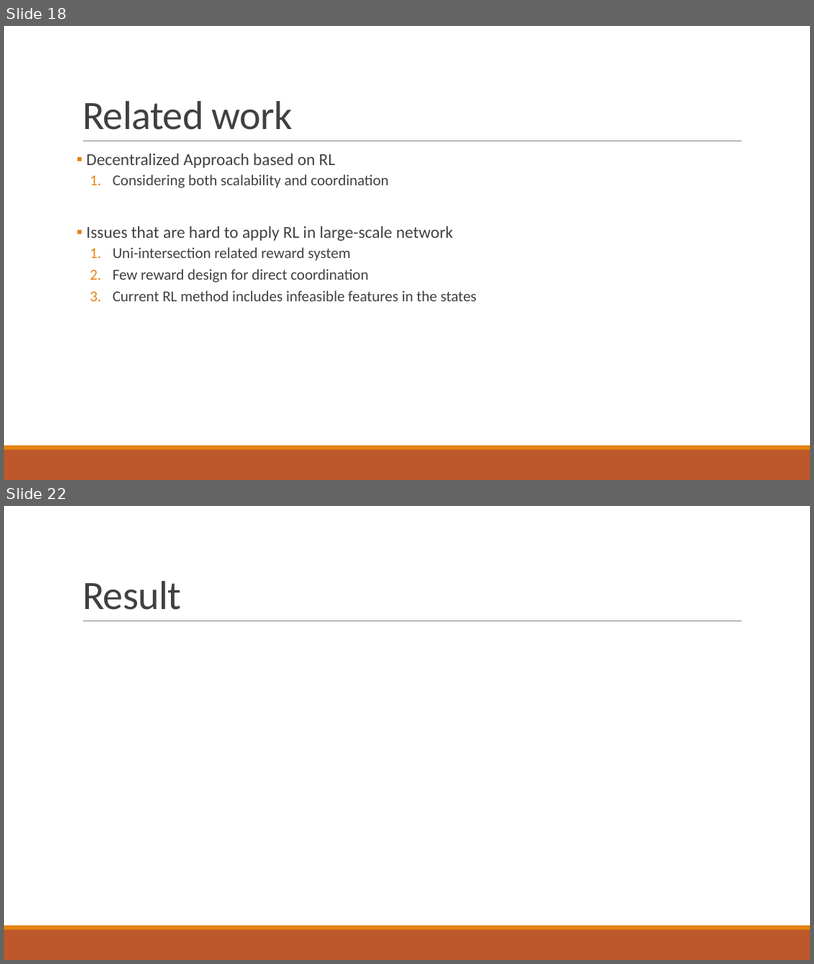
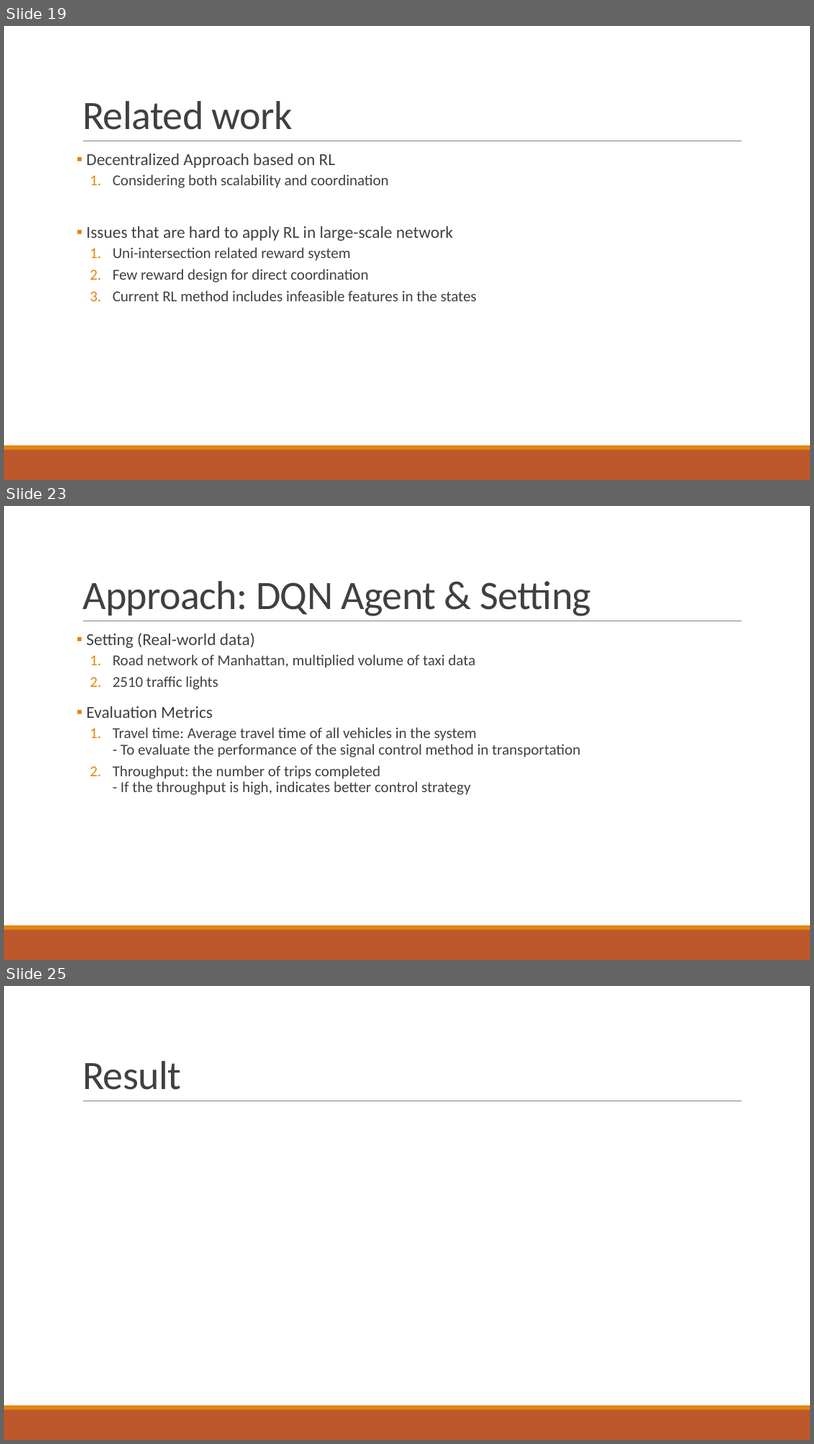
Before and after one commit to 3neutronstar/traffic-optimization_RL, a slide deck: 1st_Seminar(강민수).pptx. Shown one above the other, each under a label of ours: slides 18 and 22 before the commit, slides 19, 23 and 25 after it; the slides between them are not shown. The pictures are 814x964 and 814x1444 pixels, drawn with LibreOffice and Linux fonts; fonts in the diff are those of the drawing. Boxes give left, top, right and bottom in pixels: in the first picture for what was removed or moved away, otherwise in the second. Text is boxed around its words. In the diff, an @@ line names an element or a change of style, - is before the commit and + after.

```diff
--- a/1st_Seminar(강민수).pptx
+++ b/1st_Seminar(강민수).pptx
@@ slide 23 added at [4,506,810,960], background #FFFFFF; not listed: 3 template elements that a slide beside it also shows @@
@@ title added at [82,581,592,616], 48 pt, text #404040 @@
+Approach: DQN Agent & Setting
@@ text added at [86,633,581,795], 18 pt, text #404040 @@
+▪ Setting (Real-world data)
+  1. Road network of Manhattan, multiplied volume of taxi data
+  2. 2510 traffic lights
+▪ Evaluation Metrics
+  1. Travel time: Average travel time of all vehicles in the system
+     - To evaluate the performance of the signal control method in transportation
+  2. Throughput: the number of trips completed
+     - If the throughput is high, indicates better control strategy
@@ what was slide 18 is now slide 19 @@
@@ what was slide 22 is now slide 25 @@
```
Also in this commit, not shown: 3 slides changed, 4 other slides added, 2 slides removed.
